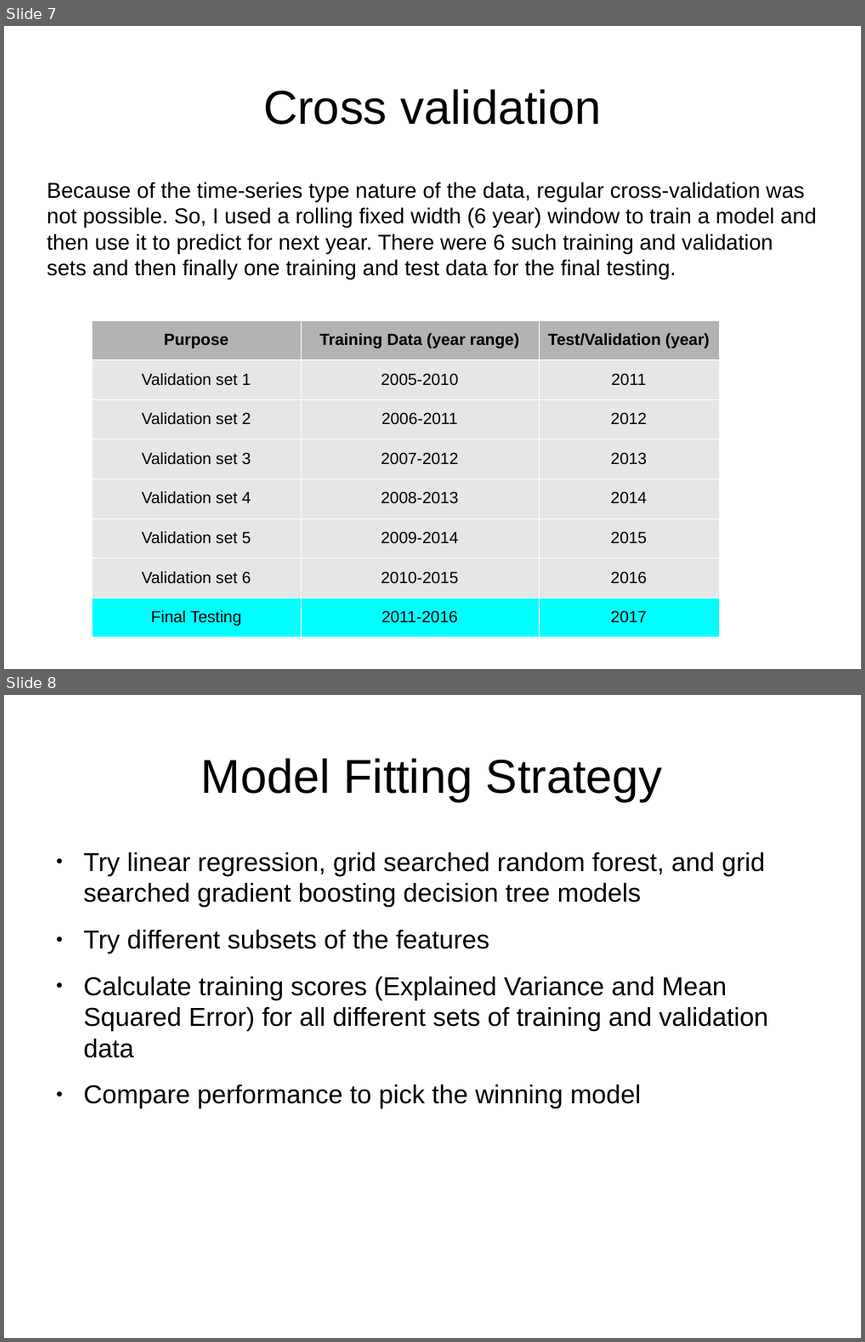
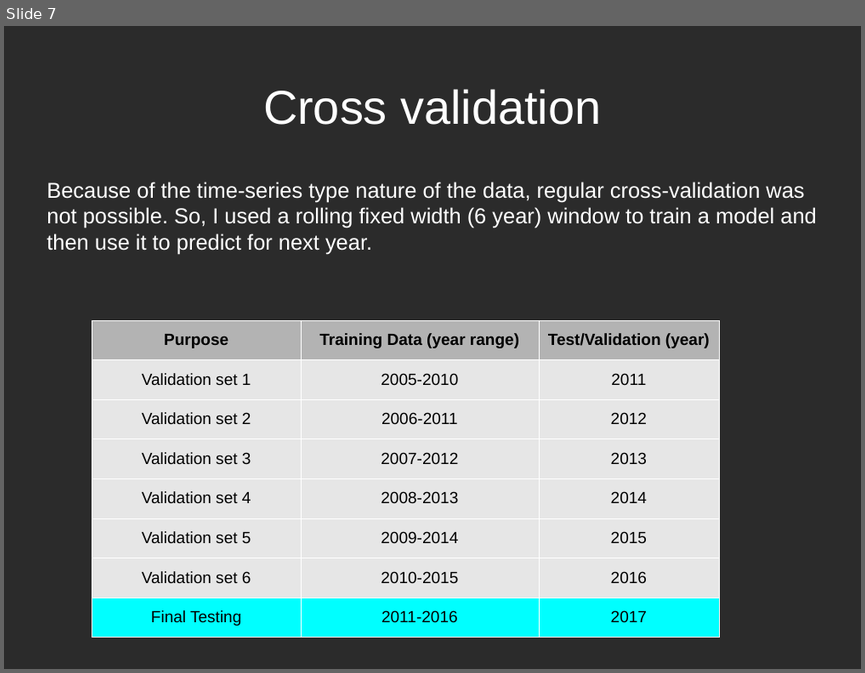
Before and after one commit to prantik-ghosh/bowling_performance_predictor_in_test_cricket, a slide deck: prantik_presentation_outline.odp. Shown one above the other, each under a label of ours: slides 7 and 8 before the commit, slide 7 after it. The pictures are 865x1342 and 865x673 pixels, drawn with LibreOffice and Linux fonts; fonts in the diff are those of the drawing; background and template pictures are left out; a plain dark background stands for a picture behind light text. Boxes give left, top, right and bottom in pixels: in the first picture for what was removed or moved away, otherwise in the second. Text is boxed around its words. In the diff, an @@ line names an element or a change of style, - is before the commit and + after.

```diff
--- a/prantik_presentation_outline.odp
+++ b/prantik_presentation_outline.odp
@@ slide 8 removed at box(4, 695, 861, 1338), background #FFFFFF @@
@@ title removed at box(201, 758, 663, 801) @@
-Model Fitting Strategy
@@ text removed at box(84, 852, 768, 1108) @@
-● Try linear regression, grid searched random forest, and grid searched gradient boosting decision tree models
-● Try different subsets of the features
-● Calculate training scores (Explained Variance and Mean Squared Error) for all different sets of training and validation data
-● Compare performance to pick the winning model
@@ slide 7 changed as well @@
@@ background #FFFFFF to picture (left out) @@
@@ title "Cross validation" at box(263, 89, 601, 125): text colour #000000 to #FFFFFF @@
@@ text at box(46, 182, 816, 254): text changed; text colour #000000 to #FFFFFF @@
-Because of the time-series type nature of the data, regular cross-validation was not possible. So, I used a rolling fixed width (6 year) window to train a model and then use it to predict for next year. There were 6 such training and validation sets and then finally one training and test data for the final testing.
+Because of the time-series type nature of the data, regular cross-validation was not possible. So, I used a rolling fixed width (6 year) window to train a model and then use it to predict for next year.
```
Also in this commit, not shown: 11 other slides changed, 2 slides added, 2 other slides removed, 3 other files.
